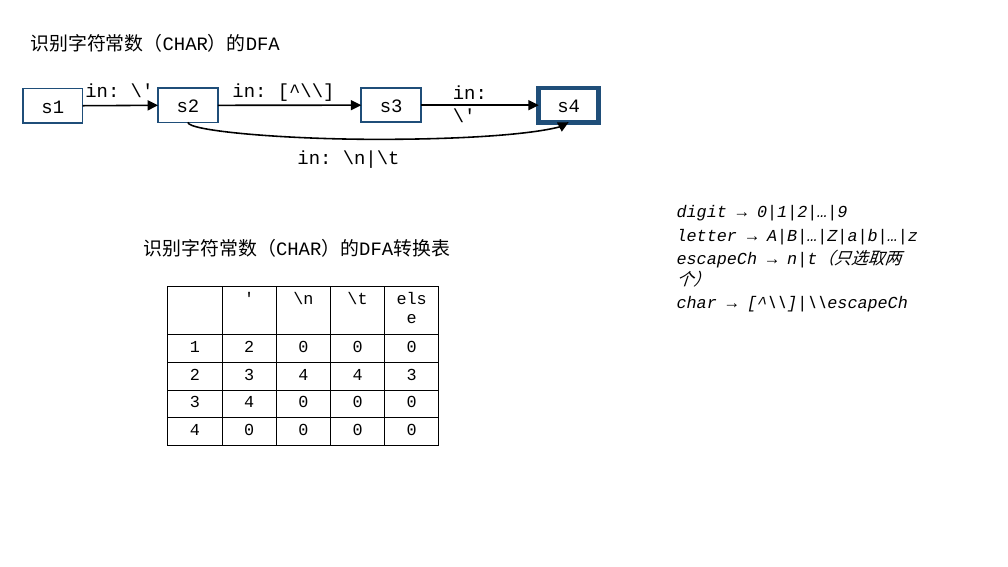
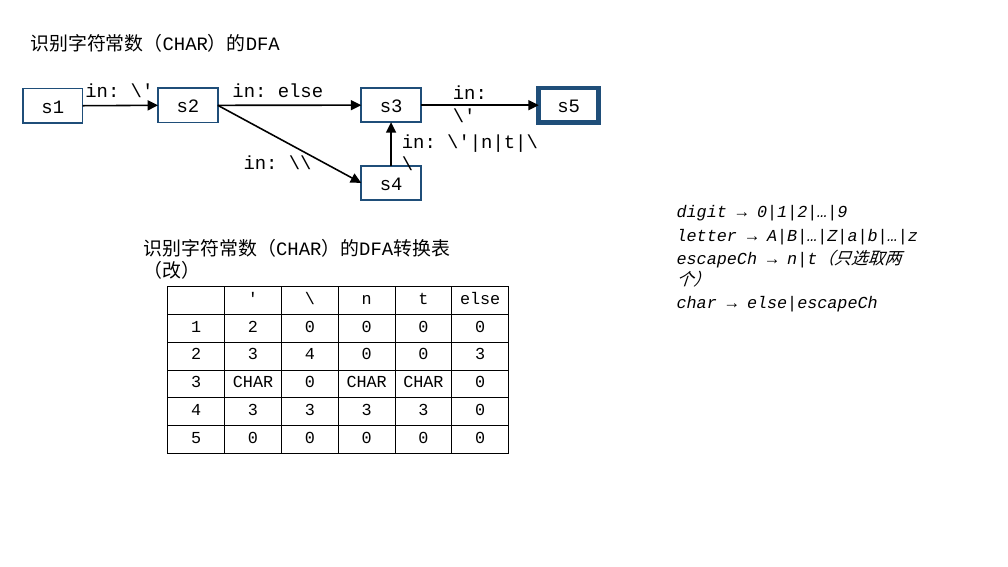
Before and after one commit to AtoshDustosh/Syntactic-Analysis, a slide deck: slide 13 of lexical analysis design.pptx. Drawn at 1008x567 pixels with LibreOffice and Linux fonts; fonts in the diff are those of the drawing. Boxes give left, top, right and bottom in pixels: in the first picture for what was removed or moved away, otherwise in the second. Text is boxed around its words. In the diff, an @@ line names an element or a change of style, - is before the commit and + after.

```diff
--- a/lexical analysis design.pptx
+++ b/lexical analysis design.pptx
@@ text added at (232,84,323,98), 18 pt, text #000000 @@
+in: else
@@ rectangle added at (539,88,599,123), fill #FFFFFF, outline #1F4E79 4.5 pt, 18 pt, text #000000 @@
+s5
@@ arrow added from (218, 105) to (361, 183), #000000 1.5 pt @@
@@ curved arrow removed from (188, 123) to (569, 123) @@
@@ arrow added from (391, 166) to (391, 123), #000000 1.5 pt @@
@@ text at (402,135,538,152): text changed @@
-in: \n|\t
+in: \'|n|t|\\
@@ text at (244,156,278,169): text changed @@
-in: [^\\]
+in: \\
@@ rectangle "s4": place and size @@
-rectangle "s4" at (539,88,599,123)
+rectangle "s4" at (361,166,421,200)
@@ rectangle "s4" at (361,166,421,200): outline #1F4E79 4.5 pt to #1F4E79 1.5 pt @@
@@ table at (168,287,508,453) @@
- | ' | \n | \t | else
-1 | 2 | 0 | 0 | 0
-2 | 3 | 4 | 4 | 3
-3 | 4 | 0 | 0 | 0
-4 | 0 | 0 | 0 | 0
+ | ' | \ | n | t | else
+1 | 2 | 0 | 0 | 0 | 0
+2 | 3 | 4 | 0 | 0 | 3
+3 | CHAR | 0 | CHAR | CHAR | 0
+4 | 3 | 3 | 3 | 3 | 0
+5 | 0 | 0 | 0 | 0 | 0
@@ table: place and size @@
-table at (168,287,440,439)
+table at (168,287,508,453)
@@ text at (677,296,878,312): text changed @@
-char → [^\\]|\\escapeCh
+char → else|escapeCh
```
Also in this commit, not shown: 10 other slides changed, 1 slide added, 1 slide removed, 20 other files.
